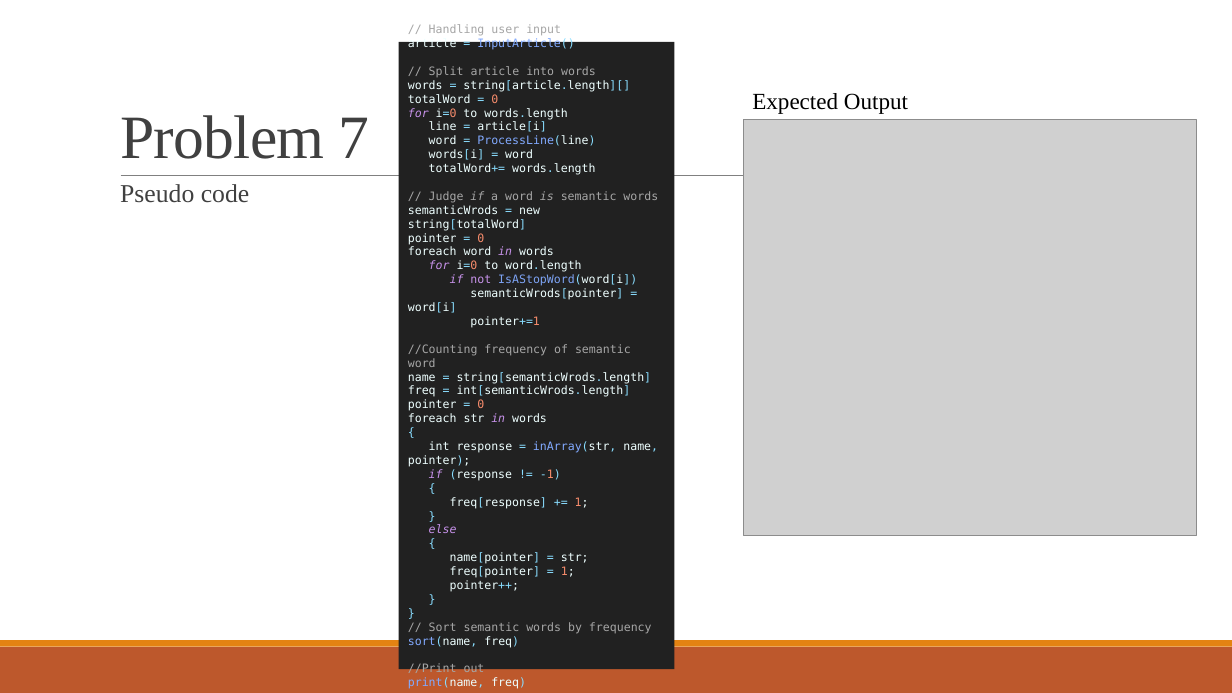
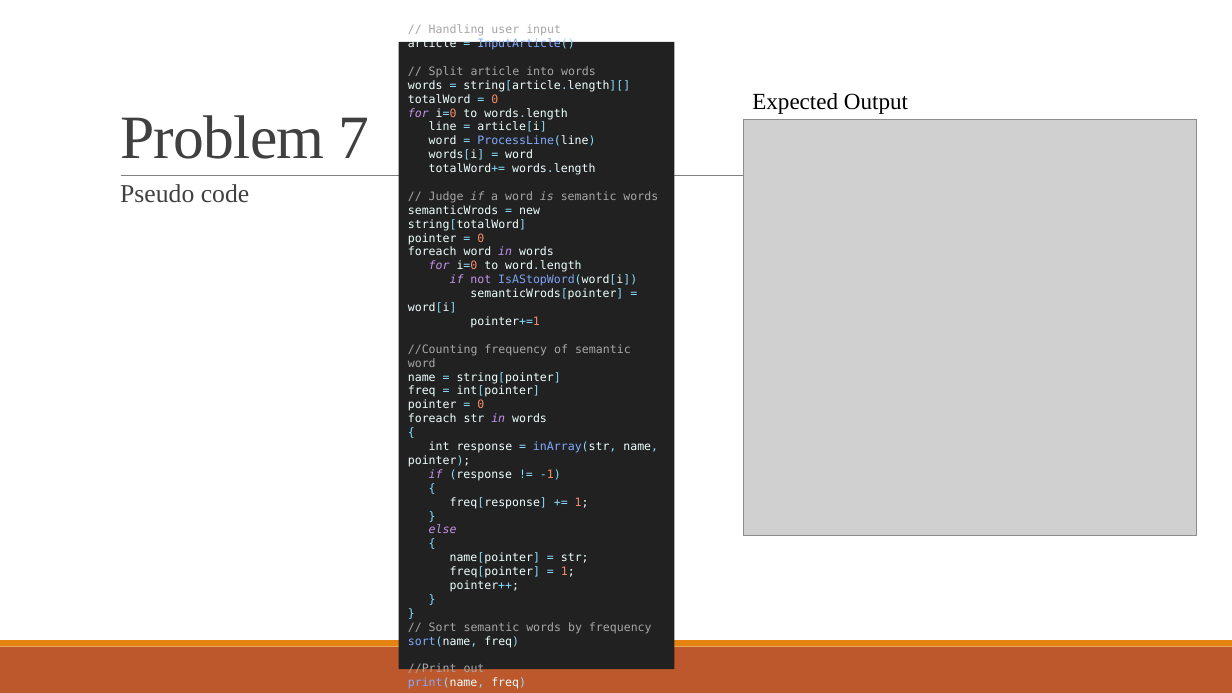
Before and after one commit to fordevoted/1092_EE3031_Computer-Programming, a slide deck: slide 5 of TA Lecture/Computer Programming Mid-term Test 2.pptx. Drawn at 1232x693 pixels with LibreOffice and Linux fonts; fonts in the diff are those of the drawing; grey boxes stand for pictures. Boxes give left, top, right and bottom in pixels: in the first picture for what was removed or moved away, otherwise in the second. Text is boxed around its words. In the diff, an @@ line names an element or a change of style, - is before the commit and + after.

```diff
--- a/TA Lecture/Computer Programming Mid-term Test 2.pptx
+++ b/TA Lecture/Computer Programming Mid-term Test 2.pptx
@@ text in rectangle at bbox=[408, 38, 658, 673]: text changed @@
-// Handling user input
-article = InputArticle()
-// Split article into words
-words = string[article.length][]
-totalWord = 0
-for i=0 to words.length
-line = article[i]
-word = ProcessLine(line)
-words[i] = word
-totalWord+= words.length
-// Judge if a word is semantic words
-semanticWrods = new string[totalWord]
-pointer = 0
-foreach word in words
-for i=0 to word.length
-if not IsAStopWord(word[i])
-semanticWrods[pointer] = word[i]
-pointer+=1
-//Counting frequency of semantic word
-name = string[semanticWrods.length]
-freq = int[semanticWrods.length]
-pointer = 0
-foreach str in words
-{
-int response = inArray(str, name, pointer);
-if (response != -1)
-{
-freq[response] += 1;
-}
-else
-{
-name[pointer] = str;
-freq[pointer] = 1;
-pointer++;
-}
-}
-// Sort semantic words by frequency
-sort(name, freq)
-//Print out
-print(name, freq)
+// Handling user input
+article = InputArticle()
+// Split article into words
+words = string[article.length][]
+totalWord = 0
+for i=0 to words.length
+line = article[i]
+word = ProcessLine(line)
+words[i] = word
+totalWord+= words.length
+// Judge if a word is semantic words
+semanticWrods = new string[totalWord]
+pointer = 0
+foreach word in words
+for i=0 to word.length
+if not IsAStopWord(word[i])
+semanticWrods[pointer] = word[i]
+pointer+=1
+//Counting frequency of semantic word
+name = string[pointer]
+freq = int[pointer]
+pointer = 0
+foreach str in words
+{
+int response = inArray(str, name, pointer);
+if (response != -1)
+{
+freq[response] += 1;
+}
+else
+{
+name[pointer] = str;
+freq[pointer] = 1;
+pointer++;
+}
+}
+// Sort semantic words by frequency
+sort(name, freq)
+//Print out
+print(name, freq)
```
Also in this commit, not shown: 1 other slide changed.
